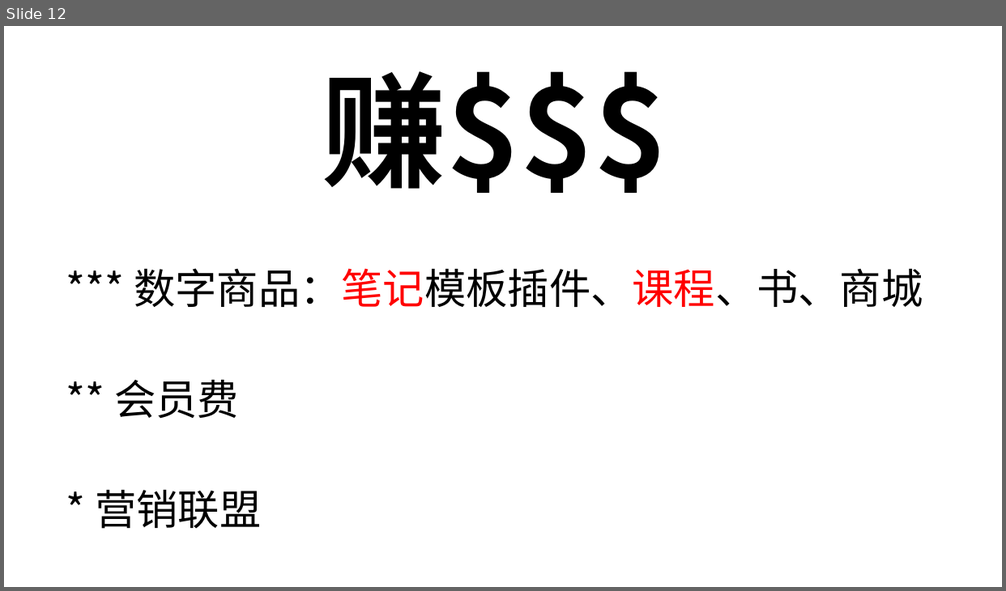
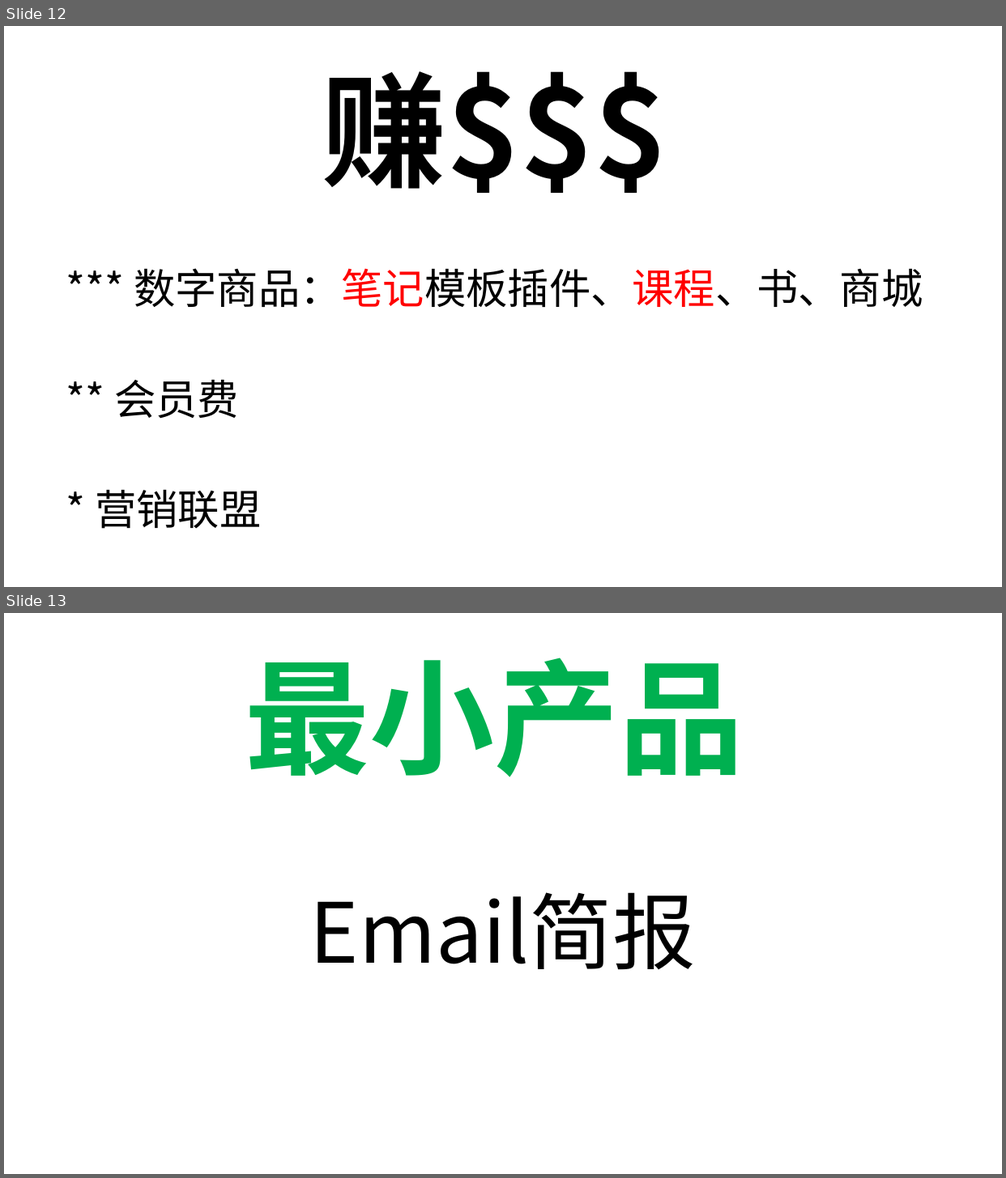
Before and after one commit to aistudybar/ob-OnePersonCompany, a slide deck: _attachment/一人公司（OPC）.pptx. Shown one above the other, each under a label of ours: slide 12 before the commit, slides 12 and 13 after it. The pictures are 1006x591 and 1006x1178 pixels, drawn with LibreOffice and Linux fonts; fonts in the diff are those of the drawing. Boxes give left, top, right and bottom in pixels: in the first picture for what was removed or moved away, otherwise in the second. Text is boxed around its words. In the diff, an @@ line names an element or a change of style, - is before the commit and + after.

```diff
--- a/_attachment/一人公司（OPC）.pptx
+++ b/_attachment/一人公司（OPC）.pptx
@@ slide 13 added at box(4, 613, 1002, 1174), background #FFFFFF @@
@@ title added at box(245, 658, 744, 777), 120 pt, text #00B050, bold @@
+最小产品
@@ subtitle added at box(310, 892, 696, 970), 80 pt, text #000000 @@
+Email简报
```
Also in this commit, not shown: 1 slide changed.
